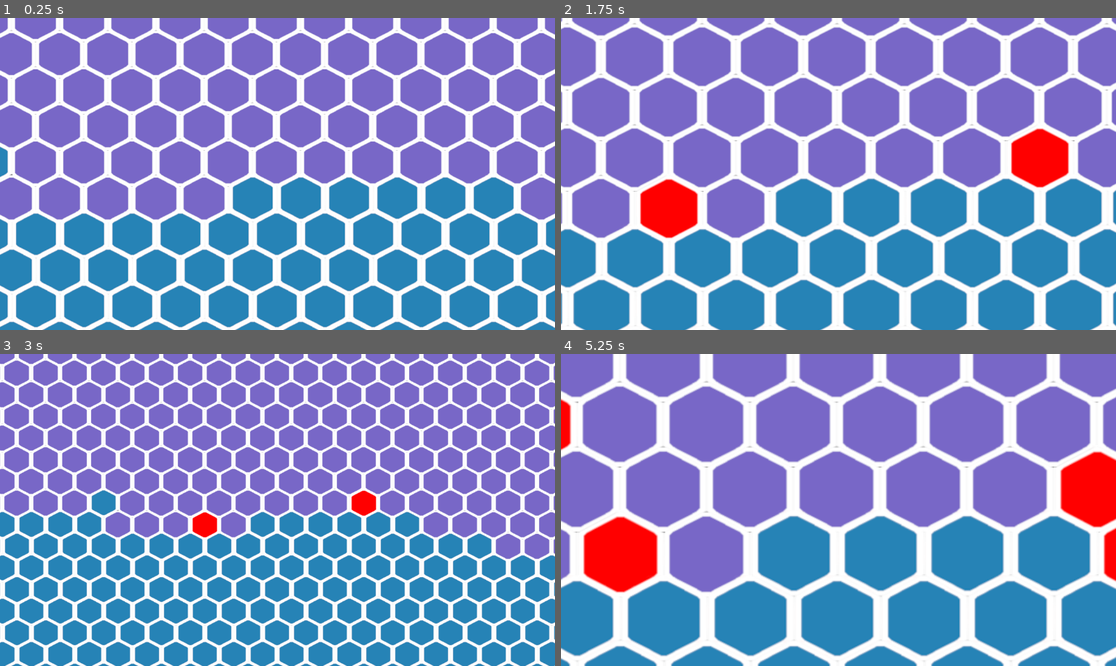
Above: before the commit, frames 1-4 (two rows, left to right).
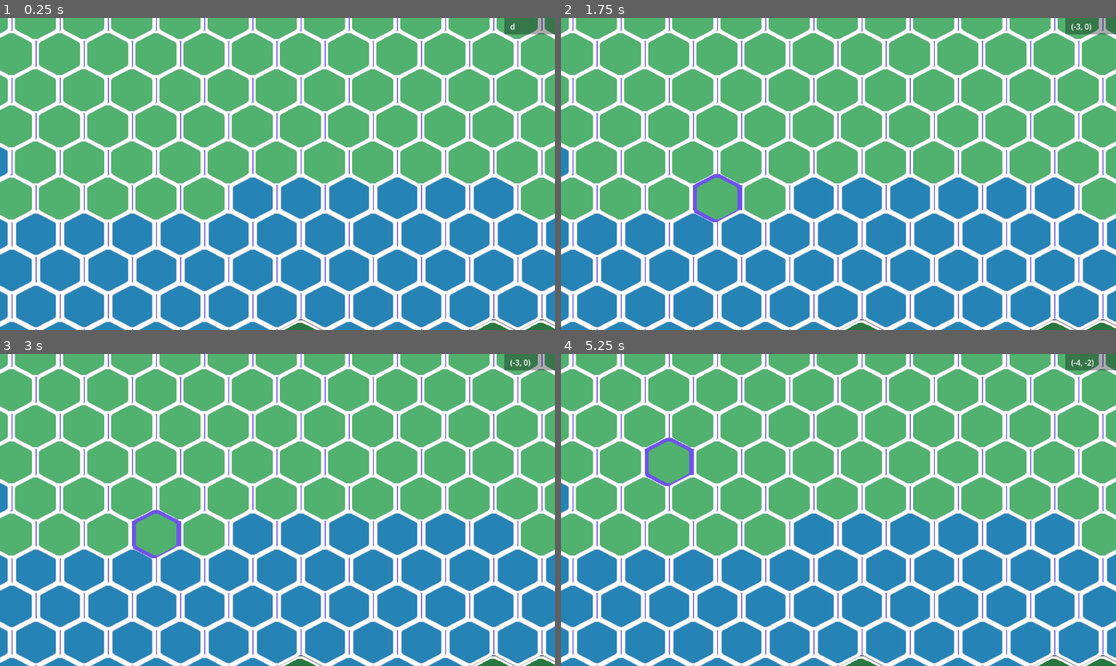
Above: after the commit, the same moments.

Repository: DragonCat4012/Shyv_Game
Game: Godot game, scene res://Scenes/map.tscn
The game is run twice, just before and just after one commit, with the same random seed, the same clock (stepped at 60 frames per second) and the same inputs.
Inputs (mouse positions are in pixels of both pictures, inside the frame that each line leads up to):
- Up to frame 1 (0.25 s): no input
- Up to frame 2 (1.75 s): tap Enter at 0.5 s; move the mouse to (960, 158) at 0.52 s; right-click (960, 158) at 0.6 s; click (960, 158) at 0.8 s; tap Middle mouse button (zoom_reset) at 1.25 s; move the mouse to (727, 189) at 1.27 s; click (727, 189) at 1.35 s; tap Mouse wheel up (zoom_in) at 1.55 s
- Up to frame 3 (3 s): tap Middle mouse button (zoom_reset) at 2, 2.75 s; move the mouse to (333, 441) at 2.02 s; tap Mouse wheel up (zoom_in) at 2.1 s; tap Mouse wheel down (zoom_out) at 2.3, 2.85 s; move the mouse to (249, 572) at 2.77 s
- Up to frame 4 (5.25 s): right-click (810, 572) at 3.05 s; tap Middle mouse button (zoom_reset) at 3.5, 4.15, 4.25 s; move the mouse to (1005, 556) at 3.52 s; right-click (1005, 556) at 3.6 s; click (1005, 556) at 3.8 s; move the mouse to (672, 463) at 4.27 s; click (672, 463) at 4.35 s; tap Mouse wheel up (zoom_in) at 4.55, 5.1 s; move the mouse to (866, 510) at 5.02 s

The runs differ from the first frame. In frame 1, 48% of the frame differs, in the area x 0-100%, y 0-100%; in frame 2, 76%; in frame 3, 77%; in frame 4, 78%.

Commit message:
Tile Selection

Diff:
--- a/Graphics/map.tres
+++ b/Graphics/map.tres
@@ -5,7 +5,10 @@
 [sub_resource type="TileSetAtlasSource" id="TileSetAtlasSource_6lkku"]
 texture = ExtResource("1_ypkrh")
 texture_region_size = Vector2i(100, 100)
+0:0/next_alternative_id = 3
 0:0/0 = 0
+0:0/1 = 1
+0:0/1/modulate = Color(0.616892, 0.197717, 0.981588, 1)
 1:0/0 = 0
 2:0/0 = 0
 3:0/0 = 0
@@ -20,6 +23,11 @@
 2:2/0 = 0
 3:2/0 = 0
 4:2/0 = 0
+0:3/0 = 0
+1:3/0 = 0
+2:3/0 = 0
+3:3/0 = 0
+4:3/0 = 0
 
 [resource]
 tile_shape = 3
--- a/Scenes/Camera2D.gd
+++ b/Scenes/Camera2D.gd
@@ -4,10 +4,7 @@
 var screen_start_position
 
 var dragging = false
-const MaxZoomIn = Vector2(2, 2)
-const MaxZoomOUT = Vector2(0, 0)
-const zoomSteps = Vector2(0.4, 0.4)
-const maxDraggingVal = 1100
+const maxDraggingVal = 2500
 
 func _input(event):
 	if event.is_action("drag"):
@@ -17,22 +14,9 @@
 			dragging = true
 		else:
 			dragging = false
+	elif event is InputEventMouseMotion and dragging:
+		position =  zoom * (mouse_start_pos - event.position) + screen_start_position
 
-	if event.is_action_released("zoom_in"):
-		if zoom.x + zoomSteps.x >= MaxZoomIn.x:
-			zoom = MaxZoomIn
-		else:
-			zoom += zoomSteps
-	elif event.is_action_released("zoom_out"):
-		if zoom.x - zoomSteps.x <= MaxZoomOUT.x:
-			zoom = MaxZoomOUT
-		else:
-			zoom -= zoomSteps
-	elif event.is_action_released("zoom_reset"):
-		zoom = Vector2(1, 1)
-	elif event is InputEventMouseMotion and dragging:
-		var zoomMultiplayer = 10 if zoom.x < 1 else 1
-		position = zoomMultiplayer * zoom * (mouse_start_pos - event.position) + screen_start_position
 		if position.x > maxDraggingVal:
 			position.x = maxDraggingVal
 		if position.x < -maxDraggingVal:
--- a/Scenes/MapScene.gd
+++ b/Scenes/MapScene.gd
@@ -1,16 +1,22 @@
 extends Node2D
+
+@onready var coordinate_tracker = $Camera2D/CoordinateTracker
+
 @onready var camera_2d = $Camera2D
 @onready var tile_map = $TileMap
 var source_id = 1
 var select_atlas = Vector2i(0,2)
 var water_atlas = Vector2i(0,1)
 var land_atlas = Vector2i(0,0)
+var high_land_atlas = Vector2i(0,3)
 
 @export var noise_height_texture: NoiseTexture2D
 var noise: Noise
 
 var width := 50
 var height := 50
+
+var oldSeelctedTile = Vector2i(99,99)
 
 func _ready():
 	noise = noise_height_texture.noise
@@ -19,11 +25,20 @@
 func _input(event):
 	if(Input.is_action_just_released("left_click")):
 		tile_map.local_to_map(to_local(get_global_mouse_position()))
-		_translate_global_to_tile(get_global_mouse_position())
+		_seelct_tile(get_global_mouse_position())
 
-func _translate_global_to_tile(global: Vector2):
+func _seelct_tile(global: Vector2):
 	var tilePos = tile_map.local_to_map(to_local(global))
-	tile_map.set_cell(0, tilePos, source_id, select_atlas)
+	if tilePos == oldSeelctedTile:
+		return
+	else:
+		var beforeAtlas = tile_map.get_cell_atlas_coords(0, oldSeelctedTile) - Vector2i(1, 0)
+		tile_map.set_cell(0, oldSeelctedTile, source_id, beforeAtlas)
+		oldSeelctedTile = tilePos
+
+	var afterAtlas = tile_map.get_cell_atlas_coords(0, tilePos) + Vector2i(1, 0)
+	tile_map.set_cell(0, tilePos, source_id, afterAtlas)
+	coordinate_tracker.text = str(tilePos)
 
 func _generate_world():
 	for x in range(-width/2 , width/2):
@@ -31,5 +46,7 @@
 			var noiseValue := noise.get_noise_2d(2*x, 2*y)
 			if noiseValue >= 0.0: # land
 				tile_map.set_cell(0, Vector2(x,y), source_id, land_atlas)
+			if noiseValue >= 0.2: # high land
+				tile_map.set_cell(0, Vector2(x,y), source_id, high_land_atlas)
 			elif noiseValue < 0.0: # water
 				tile_map.set_cell(0, Vector2(x,y), source_id, water_atlas)
--- a/Scenes/map.tscn
+++ b/Scenes/map.tscn
@@ -6,7 +6,7 @@
 
 [sub_resource type="Gradient" id="Gradient_6mp1p"]
 interpolation_mode = 1
-offsets = PackedFloat32Array(0, 0.509978, 0.86918)
+offsets = PackedFloat32Array(0, 0.403189, 0.77221)
 colors = PackedColorArray(0.418238, 0.601976, 1, 1, 0.614666, 0.848716, 0.417582, 1, 0.79855, 0.588704, 0.317982, 1)
 
 [sub_resource type="FastNoiseLite" id="FastNoiseLite_41tvk"]
@@ -28,3 +28,18 @@
 
 [node name="Camera2D" type="Camera2D" parent="."]
 script = ExtResource("3_nnm0c")
+
+[node name="ColorRect" type="ColorRect" parent="Camera2D"]
+offset_left = 587.0
+offset_top = -327.0
+offset_right = 627.0
+offset_bottom = -287.0
+scale = Vector2(-2.89988, 0.936075)
+color = Color(0, 0, 0, 0.329412)
+
+[node name="CoordinateTracker" type="Label" parent="Camera2D"]
+offset_left = 483.0
+offset_top = -318.0
+offset_right = 523.0
+offset_bottom = -295.0
+text = "d"
Binary file changed: Graphics/Tiles.png
